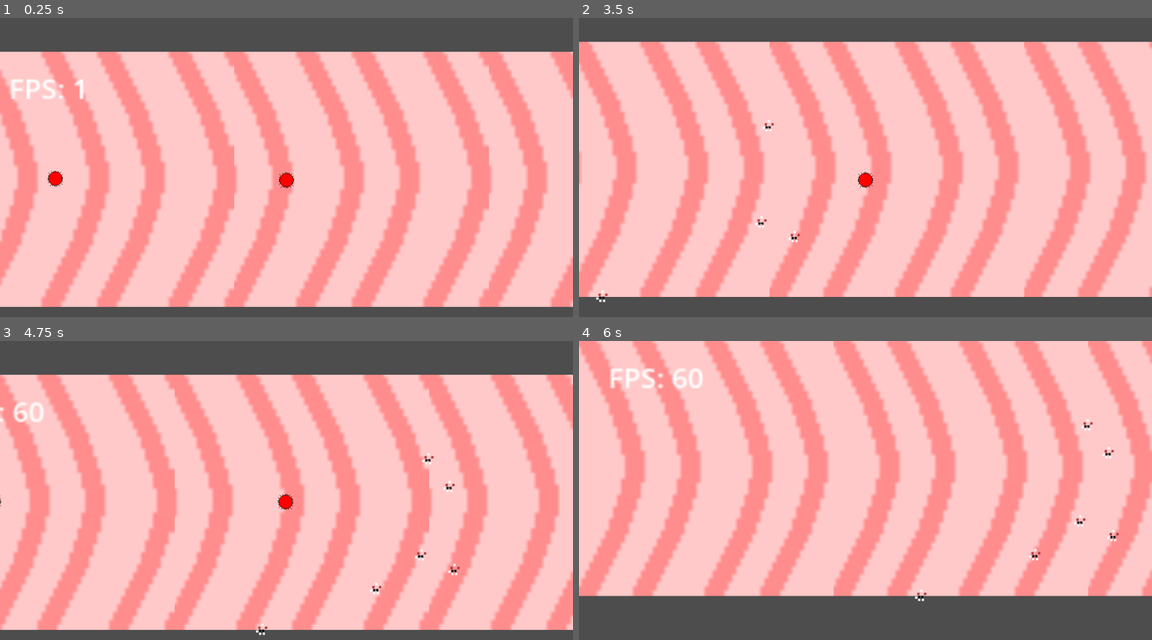
Above: before the commit, frames 1-4 (two rows, left to right).
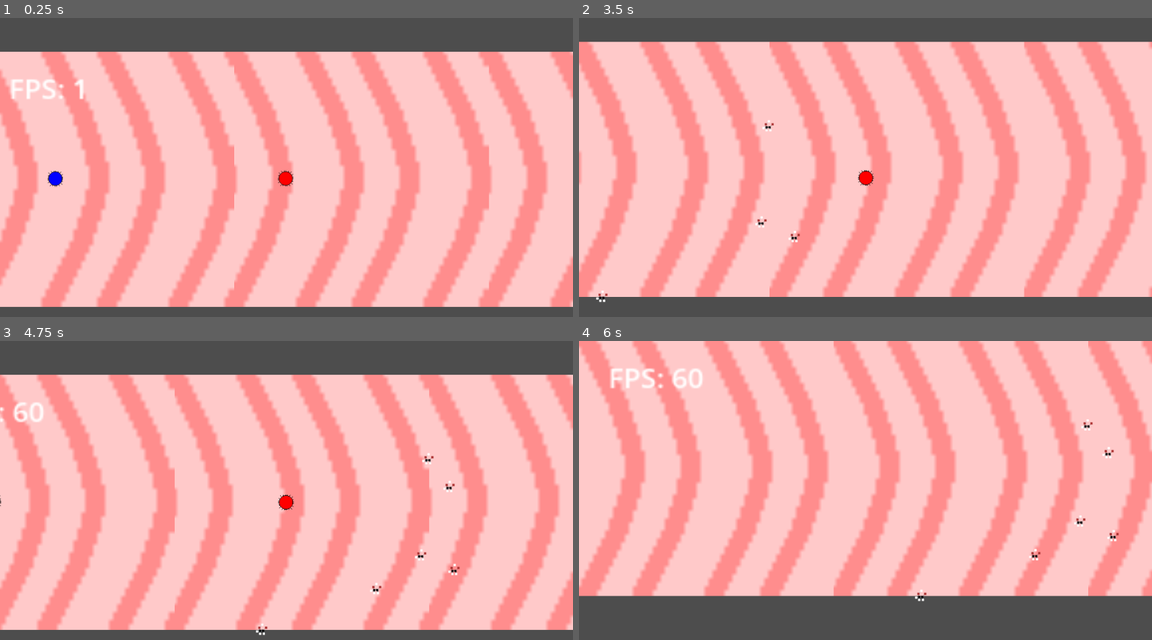
Above: after the commit, the same moments.

Repository: James-Perdue/GMTKJam24
Game: Godot game, scene res://scenes/RootLevel.tscn
Same seed, same stepped clock (60 frames per second), same inputs: the game is played once before the commit and once after it. The engine's default icon, where the game draws it, is replaced by a stand-in: a white triangle on a blue panel in a dark square.
Inputs:
- Up to frame 1 (0.25 s): no input
- Up to frame 2 (3.5 s): hold D (move_right) 0.53-1.28 s; tap Space (action) every 0.75 s from 0.6 to 2.85 s; hold S (move_down) 1.28-2.03 s; hold D (move_right) 2.03-2.78 s; hold W (move_up) from 2.78 s (still down)
- Up to frame 3 (4.75 s): release W (move_up) at 3.53 s; hold A (move_left) from 3.53 s (still down); tap Space (action) at 3.6, 4.35 s
- Up to frame 4 (6 s): release A (move_left) at 5.03 s; hold S (move_down) 5.03-5.78 s; tap Space (action) at 5.1, 5.85 s; tap Enter at 5.75 s; hold D (move_right) from 5.78 s (still down)

The runs differ from the first frame. In frame 1, 0.2% of the frame differs, in the area x 8-52%, y 50-58%; in frame 2, less than 0.1%; in frame 3, less than 0.1%; in frame 4, nothing differs.
Error before the commit: Invalid access to property or key 'global_position' on a base object of type 'null instance'. (res://scenes/EnemyController.gd:16)

Commit message:
Added retreat functionality

Diff:
--- a/colony.gd
+++ b/colony.gd
@@ -7,14 +7,15 @@
 var velocity = Vector2.ZERO
 var cells = []
 var food = 0
-var colonyColor : String
-var cellLifeTime = 20
+var colonyColor : String = "red"
+var cellLifeTime : int = 20
 
 signal cellDied(cell : Area2D)
 signal colonyDied()
 
 # Called when the node enters the scene tree for the first time.
 func _ready() -> void:
+	print('colony spawned')
 	self.set_meta("type", "colony")
 	for i in range(1):
 		spawnCell()
@@ -36,7 +37,7 @@
 func spawnCell():
 	var cellInstance = Cell.instantiate()
 	cellInstance.color = colonyColor
-	cellInstance.initialize(0, "red", cellLifeTime)
+	cellInstance.initialize(0, colonyColor, cellLifeTime)
 	add_child(cellInstance)
 	if(len(cells) > 0):
 		cellInstance.position = cells[-1].position
--- a/project.godot
+++ b/project.godot
@@ -13,6 +13,7 @@
 config/name="Gmtk Jam 24"
 run/main_scene="res://scenes/RootLevel.tscn"
 config/features=PackedStringArray("4.3", "GL Compatibility")
+run/max_fps=60
 config/icon="res://icon.svg"
 
 [display]
--- a/scenes/EnemyController.gd
+++ b/scenes/EnemyController.gd
@@ -1,18 +1,26 @@
 extends Node2D
 var Colony = preload("res://Colony.tscn")
 var colony: Node2D
+var startPosition = Vector2(150, 256)
 
 # Called when the node enters the scene tree for the first time.
 func _ready() -> void:
 	colony = Colony.instantiate()
 	colony.colonyColor = "blue"
-	colony.position = Vector2(150, 256)
+	colony.speed = 200
+	colony.position = startPosition
 	add_child(colony)
+	pass
 
 
 # Called every frame. 'delta' is the elapsed time since the previous frame.
 func _process(delta: float) -> void:
-	var player = get_parent().get_node('PlayerController/Colony')
-	var direction = player.global_position - colony.global_position
-	if abs(direction.x) < 400 && abs(direction.y) < 400:
-		colony.move(direction)
+	var player = get_parent().get_node('PlayerController')
+	if player:
+		var direction = player.get_node('Colony').global_position - colony.global_position
+		if abs(direction.x) < 400 && abs(direction.y) < 400:
+			colony.move(direction)
+		else:
+			colony.move(startPosition - colony.global_position)
+
+	pass
--- a/scenes/RootLevel.tscn
+++ b/scenes/RootLevel.tscn
@@ -1,12 +1,10 @@
-
-[gd_scene load_steps=5 format=4 uid="uid://nwy5vuwjgas0"]
+[gd_scene load_steps=6 format=4 uid="uid://nwy5vuwjgas0"]
 
 [ext_resource type="Script" path="res://scenes/root_level.gd" id="1_2vcth"]
 [ext_resource type="PackedScene" uid="uid://clhgopfoq7iyb" path="res://PlayerController.tscn" id="1_lfa0c"]
 [ext_resource type="Script" path="res://scenes/fpsLabel.gd" id="2_j4yvl"]
 [ext_resource type="TileSet" uid="uid://ck5vcsja7w6n0" path="res://IntestineTiles.tres" id="3_rx04a"]
 [ext_resource type="Script" path="res://scenes/EnemyController.gd" id="6_0ybv4"]
-[ext_resource type="PackedScene" uid="uid://djqg1btfu70ju" path="res://Colony.tscn" id="7_0p70a"]
 
 [node name="RootLevel" type="Node2D"]
 script = ExtResource("1_2vcth")
@@ -34,7 +32,5 @@
 z_index = 4
 script = ExtResource("6_0ybv4")
 
-[node name="Colony" parent="EnemyController" instance=ExtResource("7_0p70a")]
-
 [connection signal="gameOver" from="PlayerController" to="." method="_on_player_controller_game_over"]
 [connection signal="timeout" from="FoodTimer" to="." method="_on_food_timer_timeout"]
